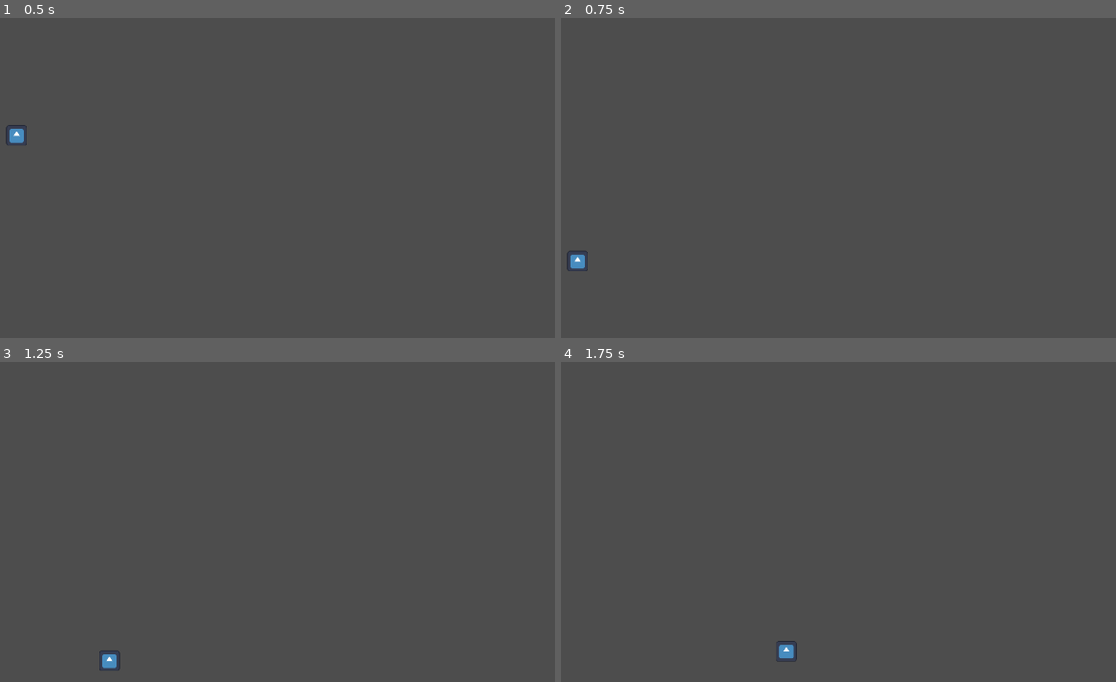
Above: before the commit, frames 1-4 (two rows, left to right).
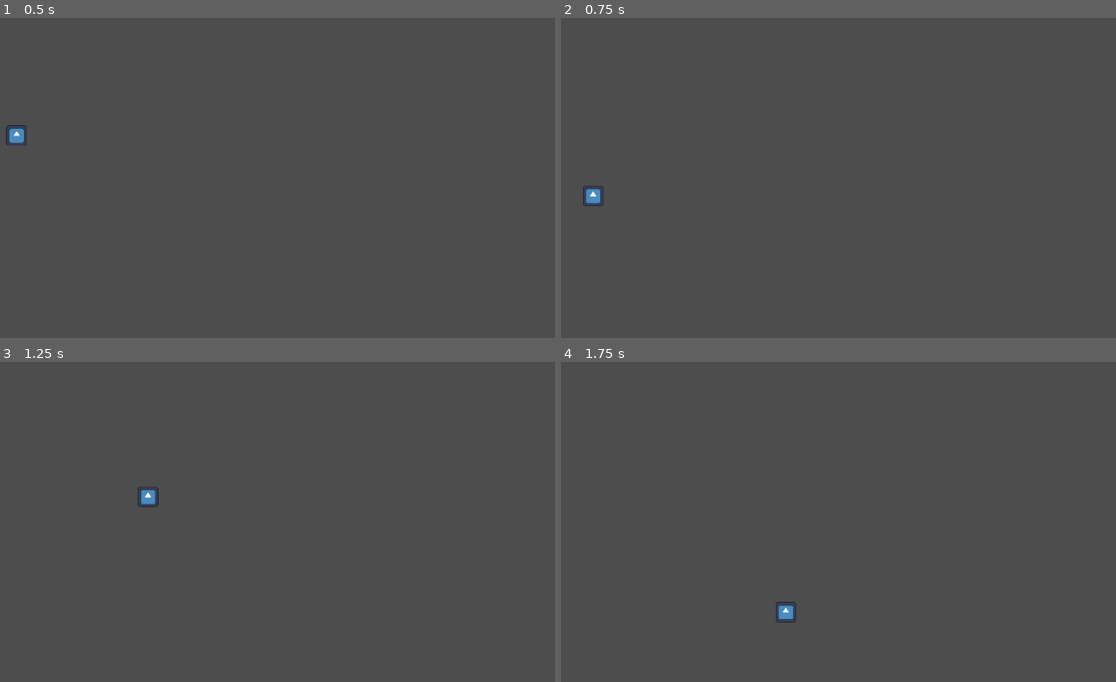
Above: after the commit, the same moments.

Repository: lplinna/Upcharge
Game: Godot game, scene res://Scenes/main_scene.tscn
Same seed, same stepped clock (60 frames per second), same inputs: the game is played once before the commit and once after it. The engine's default icon, where the game draws it, is replaced by a stand-in: a white triangle on a blue panel in a dark square.
Inputs:
- Up to frame 1 (0.5 s): no input
- Up to frame 2 (0.75 s): hold D (move_right) from 0.53 s (still down); tap W (move_up) at 0.6 s
- Up to frame 3 (1.25 s): keep holding D (move_right); tap W (move_up) at 0.77, 1.07 s
- Up to frame 4 (1.75 s): keep holding D (move_right); tap W (move_up) at 1.35, 1.52 s

Frame 1 is identical in both runs. In frame 2, 0.3% of the frame differs, in the area x 1-8%, y 52-80%; in frame 3, 0.3%, in the area x 17-29%, y 39-97%; in frame 4, 0.3%.

Commit message:
Added jump-charge mechanic

Diff:
--- a/Scenes/main_scene.tscn
+++ b/Scenes/main_scene.tscn
@@ -9,6 +9,12 @@
 
 [sub_resource type="RectangleShape2D" id="RectangleShape2D_klmyk"]
 size = Vector2(1153.5, 58)
+
+[sub_resource type="RectangleShape2D" id="RectangleShape2D_c2wxe"]
+size = Vector2(333.75, 27)
+
+[sub_resource type="RectangleShape2D" id="RectangleShape2D_b824x"]
+size = Vector2(147.875, 27)
 
 [sub_resource type="RectangleShape2D" id="RectangleShape2D_t2gvx"]
 size = Vector2(283.063, 58)
@@ -33,6 +39,36 @@
 [node name="CollisionShape2D" type="CollisionShape2D" parent="StaticBody2D"]
 shape = SubResource("RectangleShape2D_klmyk")
 
+[node name="TinyPlatform" type="StaticBody2D" parent="."]
+position = Vector2(793, 518)
+
+[node name="CollisionShape2D" type="CollisionShape2D" parent="TinyPlatform"]
+shape = SubResource("RectangleShape2D_c2wxe")
+
+[node name="TinyPlatform2" type="StaticBody2D" parent="."]
+position = Vector2(417, 440)
+
+[node name="CollisionShape2D" type="CollisionShape2D" parent="TinyPlatform2"]
+shape = SubResource("RectangleShape2D_c2wxe")
+
+[node name="ReallyTinyPlatform" type="StaticBody2D" parent="."]
+position = Vector2(705, 369)
+
+[node name="CollisionShape2D" type="CollisionShape2D" parent="ReallyTinyPlatform"]
+shape = SubResource("RectangleShape2D_b824x")
+
+[node name="ReallyTinyPlatform2" type="StaticBody2D" parent="."]
+position = Vector2(898, 307)
+
+[node name="CollisionShape2D" type="CollisionShape2D" parent="ReallyTinyPlatform2"]
+shape = SubResource("RectangleShape2D_b824x")
+
+[node name="ReallyTinyPlatform3" type="StaticBody2D" parent="."]
+position = Vector2(679, 239)
+
+[node name="CollisionShape2D" type="CollisionShape2D" parent="ReallyTinyPlatform3"]
+shape = SubResource("RectangleShape2D_b824x")
+
 [node name="StaticBody2D2" type="StaticBody2D" parent="."]
 position = Vector2(132, 548)
 rotation = 0.560307
--- a/Scripts/Player.gd
+++ b/Scripts/Player.gd
@@ -5,16 +5,33 @@
 @export var jump_speed = 2000/8
 
 
+var time_jump_pressed: float = 0
+
+var old_velx: float = 0
+
+
 func _physics_process(delta):
 	velocity.y += gravity_intensity * delta
 
 	if is_on_floor():
 		if Input.is_action_just_released("move_up"):
-			velocity.y = -jump_speed
-			print("JUMPING")
+			var jump_time_elapsed = Time.get_ticks_msec() - time_jump_pressed
+			var jump_factor = clamp(jump_time_elapsed/250,1,2)
+			print(jump_factor)
+			velocity.y = -jump_speed * jump_factor
+		if Input.is_action_just_pressed("move_up"):
+			time_jump_pressed = Time.get_ticks_msec()
+
+
 		var move_dir = Input.get_axis("move_left","move_right")
 		velocity.x = move_dir * move_speed
+		if velocity.x != 0:
+			old_velx = velocity.x
+	else:
+		velocity.x  = old_velx
 
+	if is_on_wall():
+		old_velx = 0
 
-	print(velocity.y)
+	#print(velocity.y)
 	move_and_slide()
Not shown: 1 places in Scenes/main_scene.tscn that only renumber resources
